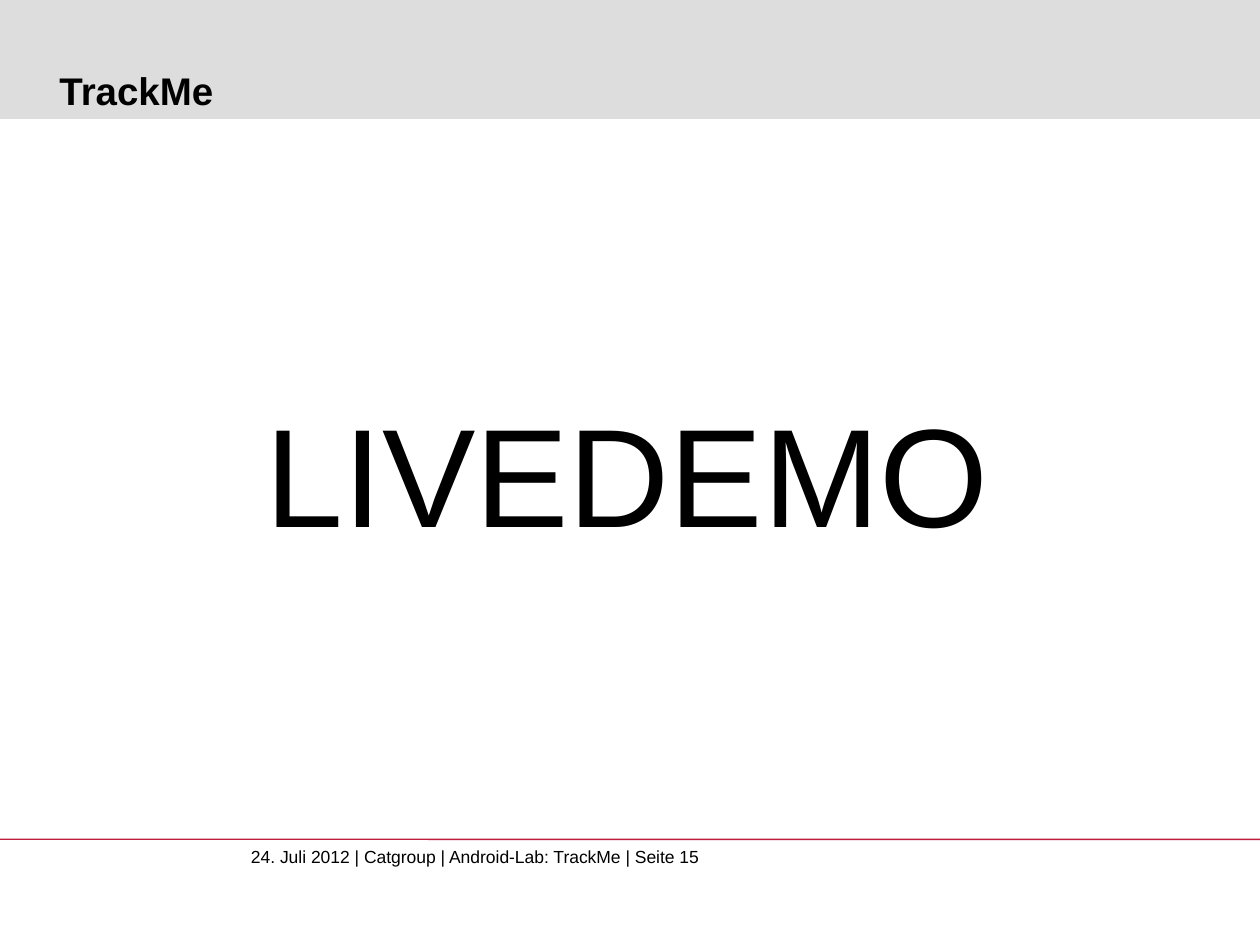
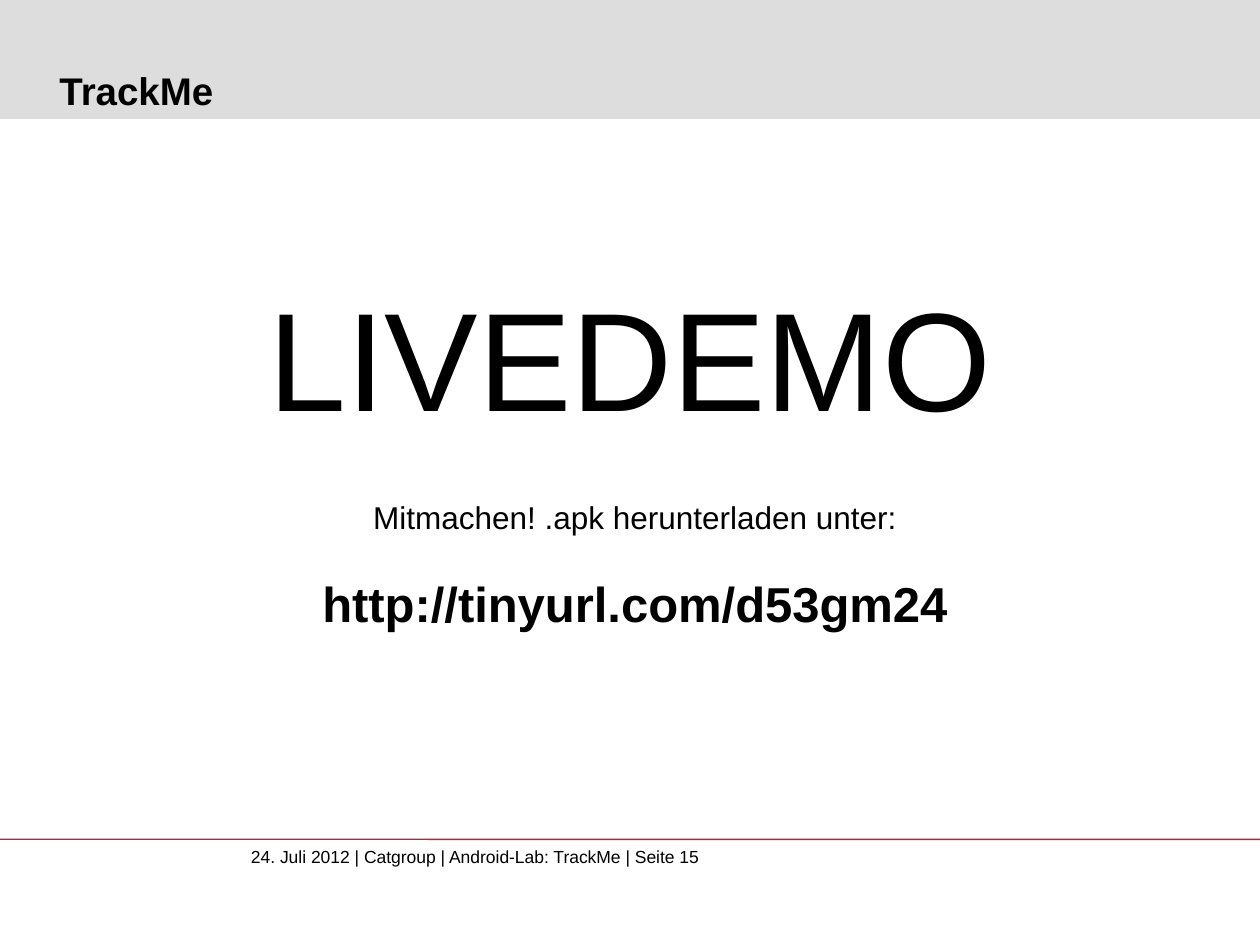
Before and after one commit to Susshi/TrackMe, a slide deck: slide 15 of doc/Android-Lab-TrackMe-Abschlusspraes.pptx. Drawn at 1260x945 pixels with LibreOffice and Linux fonts; fonts in the diff are those of the drawing; background and template pictures are left out. Boxes give left, top, right and bottom in pixels: in the first picture for what was removed or moved away, otherwise in the second. Text is boxed around its words. In the diff, an @@ line names an element or a change of style, - is before the commit and + after.

Commit message:
Added link for apk

```diff
--- a/doc/Android-Lab-TrackMe-Abschlusspraes.pptx
+++ b/doc/Android-Lab-TrackMe-Abschlusspraes.pptx
@@ text "LIVEDEMO" moved from (x1=266, y1=429, x2=989, y2=529) to (x1=268, y1=313, x2=991, y2=413) @@
@@ text added at (x1=322, y1=506, x2=947, y2=633), 18 pt, text #000000 @@
+Mitmachen! .apk herunterladen unter:
+http://tinyurl.com/d53gm24
```
